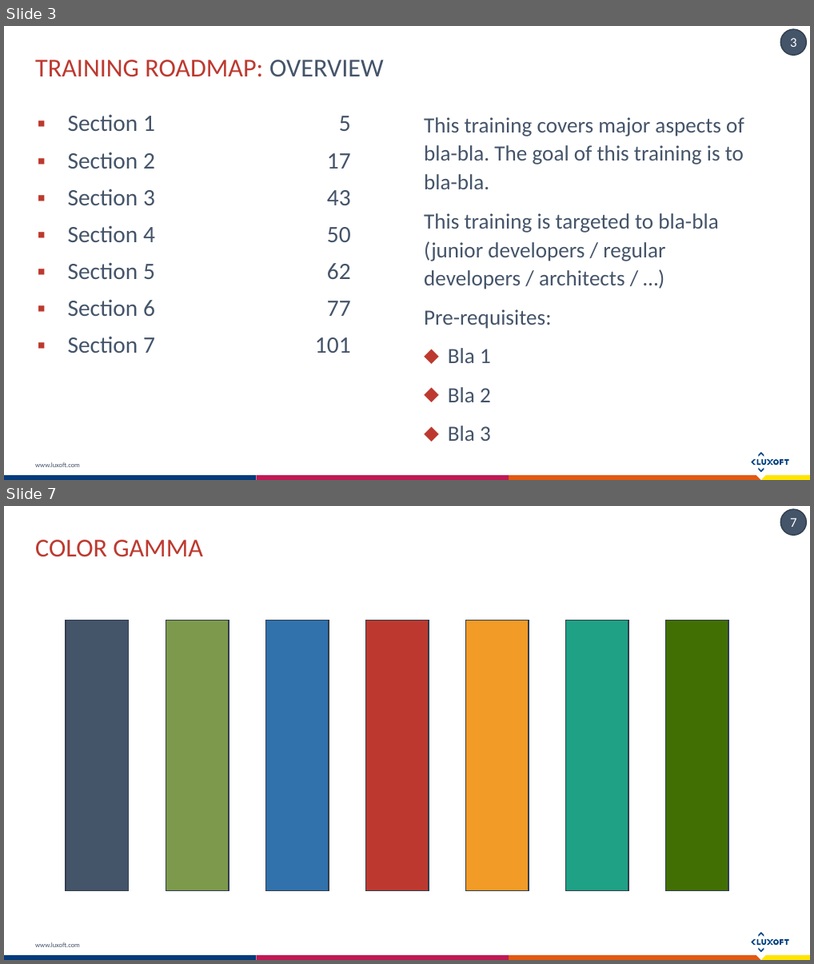
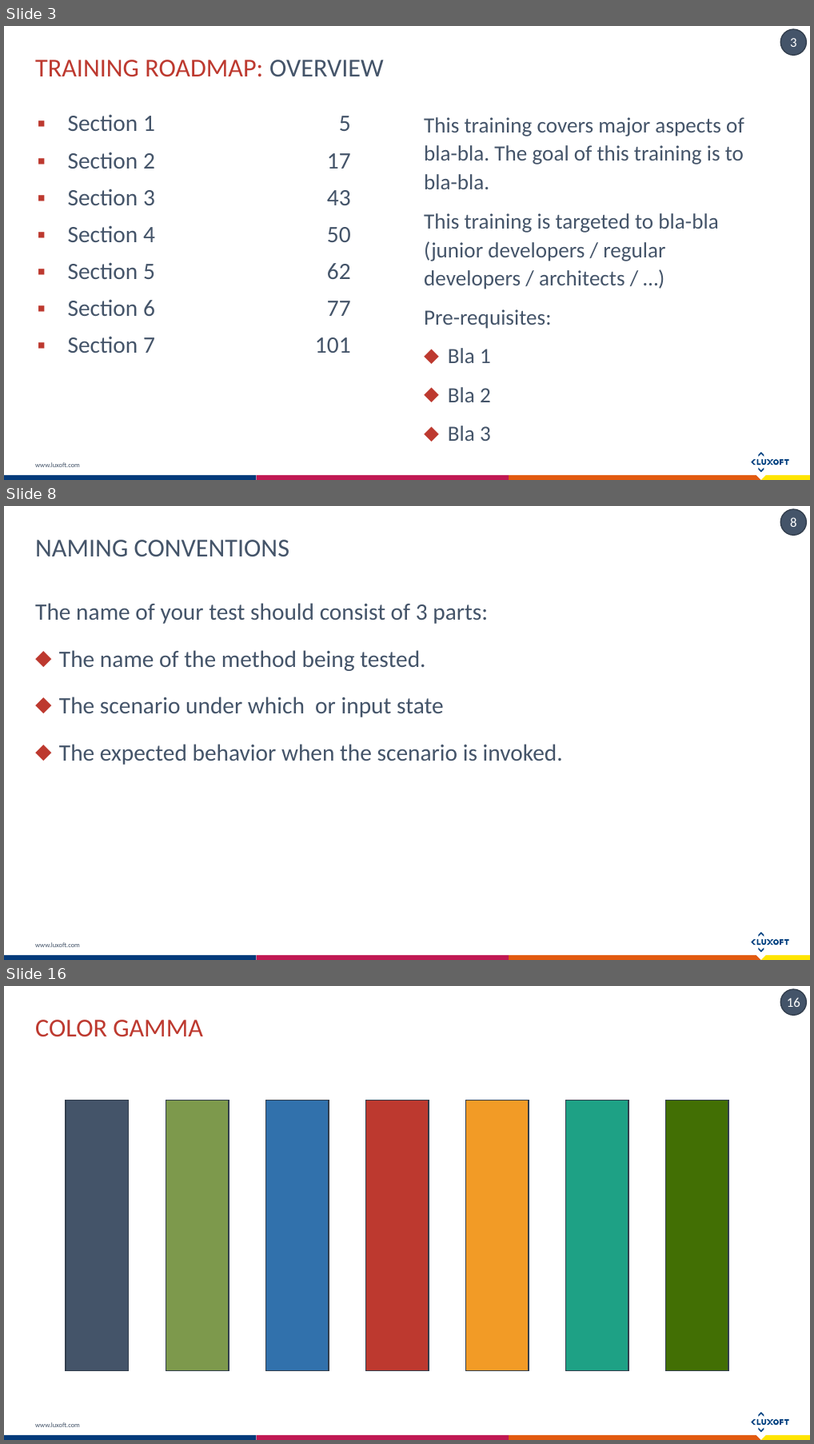
Before and after one commit to exiton3/Unit-tests-Best-Practices-Samples, a slide deck: Docs/Unit testing Bests practices.pptx. Shown one above the other, each under a label of ours: slides 3 and 7 before the commit, slides 3, 8 and 16 after it; the slides between them are not shown. The pictures are 814x964 and 814x1444 pixels, drawn with LibreOffice and Linux fonts; fonts in the diff are those of the drawing. Boxes give left, top, right and bottom in pixels: in the first picture for what was removed or moved away, otherwise in the second. Text is boxed around its words. In the diff, an @@ line names an element or a change of style, - is before the commit and + after.

```diff
--- a/Docs/Unit testing Bests practices.pptx
+++ b/Docs/Unit testing Bests practices.pptx
@@ slide 8 added at box(4, 506, 810, 960), background #FFFFFF; not listed: 18 template elements that a slide beside it also shows @@
@@ title added at box(35, 540, 290, 556), 23 pt, text #445469 @@
+NAMING CONVENTIONS
@@ text added at box(35, 603, 563, 764), 21 pt, text #445469 @@
+The name of your test should consist of 3 parts:
+⬥ The name of the method being tested.
+⬥ The scenario under which or input state
+⬥ The expected behavior when the scenario is invoked.
@@ what was slide 7 is now slide 16 @@
@@ page number at box(787, 997, 801, 1007): text changed @@
-7
+16
```
Also in this commit, not shown: 12 other slides added, 4 slides removed.
